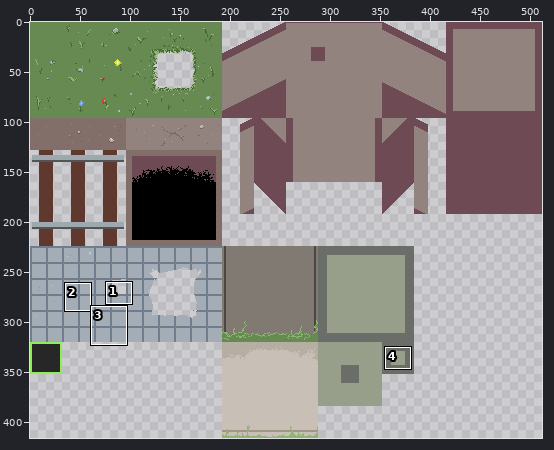
A sprite sheet gets an edit: TrainGame/Assets/Sprites/tileset1.png. The first picture is a wide view before the edit; the outline marks the close-up.
Close-up. Before the edit:
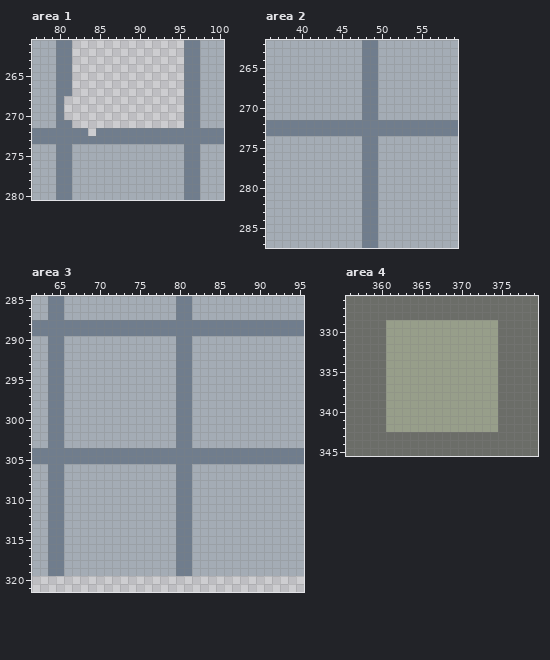
The file is 512x416 pixels. Colours within 5 levels of each other are drawn and written as one. Shown: area 1: x 77..100, y 261..280; area 2: x 36..59, y 262..287; area 3: x 62..95, y 285..321; area 4: x 356..379, y 326..345. The commit also changed other parts of the picture, which this record leaves out.
New version:
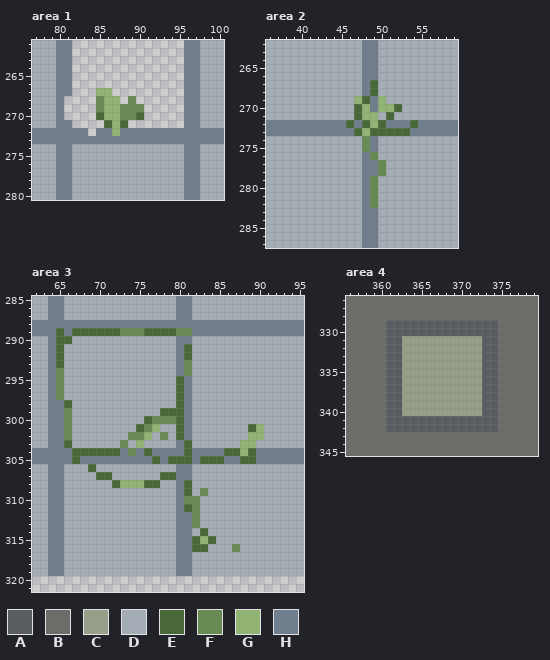
Palette (. is transparent): A #595c60  B #6b6d68  C #979e8a  D #a4acb5  E #496837  F #678a52  G #91b475  H #707d8d
Difference:
Area 1:
The edit adds colour E in row 270 at x 85 and 90; in row 271 at x 86 and 88.
The edit adds colour F in row 268 at x 85 and 89; in row 269 at x 85 and 88 to 90; in row 270 at x 88 to 89.
The edit adds colour G in row 267 at x 85 to 86; in rows 268 to 270 at x 86 to 87; in row 271 at x 87.
Colour H gives way to colour G in row 272 at x 87.
Area 2:
Colour D gives way to colour E in row 270 at x 47 and 52; in row 271 at x 47 and 51.
Colour H gives way to colour E in rows 267 to 268 at x 49; in row 269 at x 48; in row 272 at x 46, 48, 50 and 54; in row 273 at x 47 and 49 to 53.
Colour D gives way to colour F in rows 277 to 278 at x 50.
Colour H gives way to colour F in rows 274 to 275 at x 48; in row 276 at x 49; in rows 279 to 282 at x 49.
Colour D gives way to colour G in row 269 at x 47 and 50; in row 270 at x 50 to 51.
Colour H gives way to colour G in row 270 at x 48; in row 271 at x 48 to 49; in row 272 at x 49; in row 273 at x 48.
Area 3:
Colour D gives way to colour E in row 290 at x 66; in row 298 at x 66; in row 299 at x 78 to 79; in row 300 at x 76; in row 301 at x 75 and 89; in row 303 at x 66.
Colour D gives way to colour E in row 306 at x 69; in row 307 at x 70 to 71 and 78 to 79; in row 308 at x 72 and 76 to 77; in row 314 at x 83; in row 315 at x 82 and 84; in row 316 at x 82 to 83.
Colour H gives way to colour E in row 289 at x 65, 67 to 72 and 76 to 79; in row 290 at x 65; in rows 291 to 292 at x 65 and 81; in row 293 at x 65; in rows 295 to 302 at x 80; in row 303 at x 81.
Colour H gives way to colour E in row 304 at x 67 to 72, 76, 81, 86 to 87 and 89; in row 305 at x 67, 77, 79 to 81, 83 to 85 and 88 to 89; in rows 308 to 309 at x 81; in row 311 at x 81.
Colour D gives way to colour F in row 299 at x 66; in row 300 at x 66 and 77 to 79; in row 301 at x 66 and 76; in row 302 at x 66, 74 to 75 and 78; in row 303 at x 73; in row 309 at x 83.
Colour D gives way to colour F in rows 310 to 313 at x 82; in row 316 at x 87.
Colour H gives way to colour F in row 289 at x 73 to 75 and 80 to 81; in row 293 at x 81; in row 294 at x 65 and 81; in rows 295 to 297 at x 65; in row 304 at x 74; in row 310 at x 81.
Colour D gives way to colour G in row 301 at x 77 and 90; in row 302 at x 76 and 89 to 90; in row 303 at x 75 and 88 to 89; in row 308 at x 73 to 75; in row 315 at x 83.
Colour H gives way to colour G in row 304 at x 88.
Area 4:
Colour C gives way to colour A in rows 329 to 330 at x 361 to 374; in rows 331 to 340 at x 361 to 362 and 373 to 374; in rows 341 to 342 at x 361 to 374.
Changed places in both close-ups, as pixel boxes (x1, y1, x2, y2):
changed: (96, 88, 144, 136)
changed: (346, 80, 418, 208)
changed: (56, 328, 264, 552)
changed: (386, 320, 498, 432)
